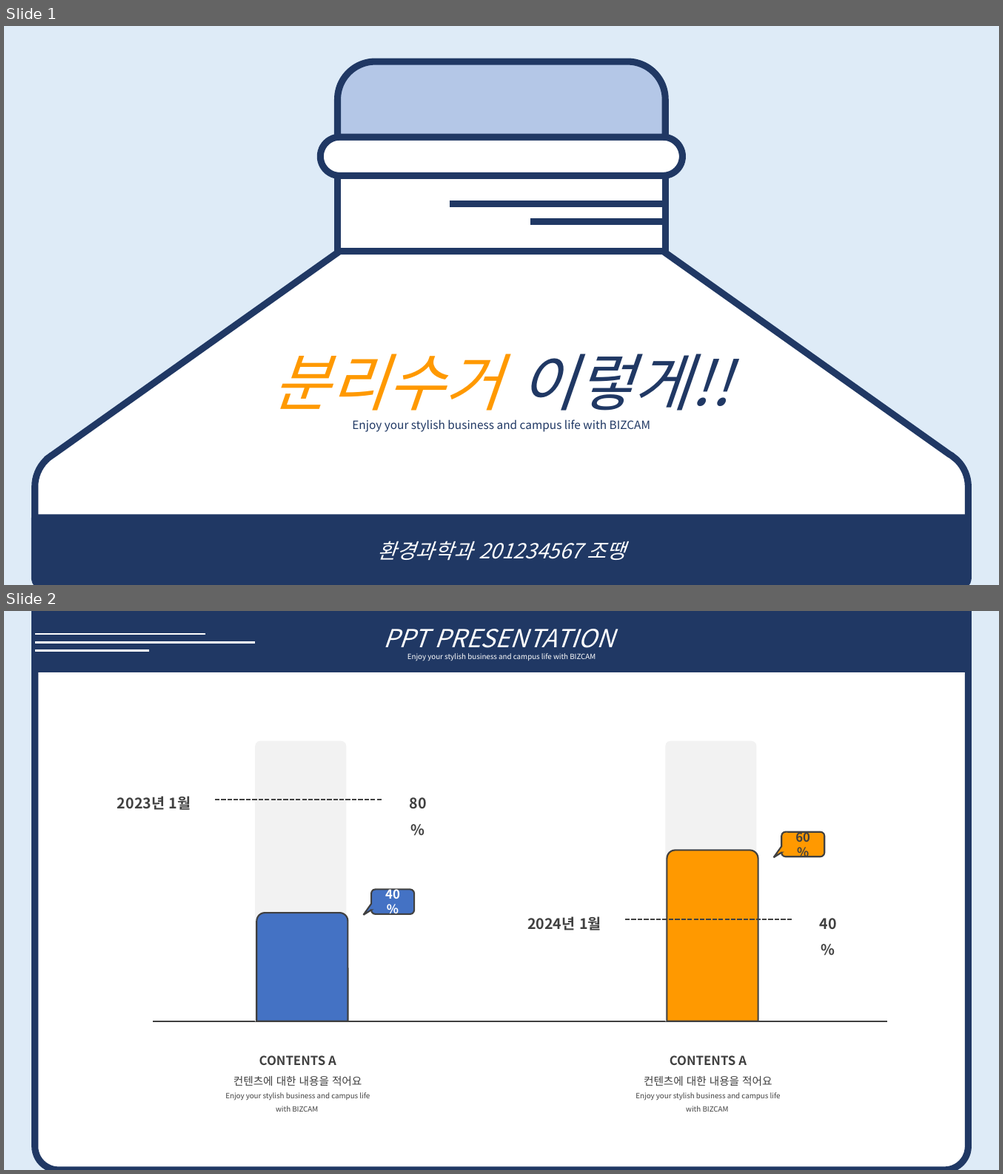
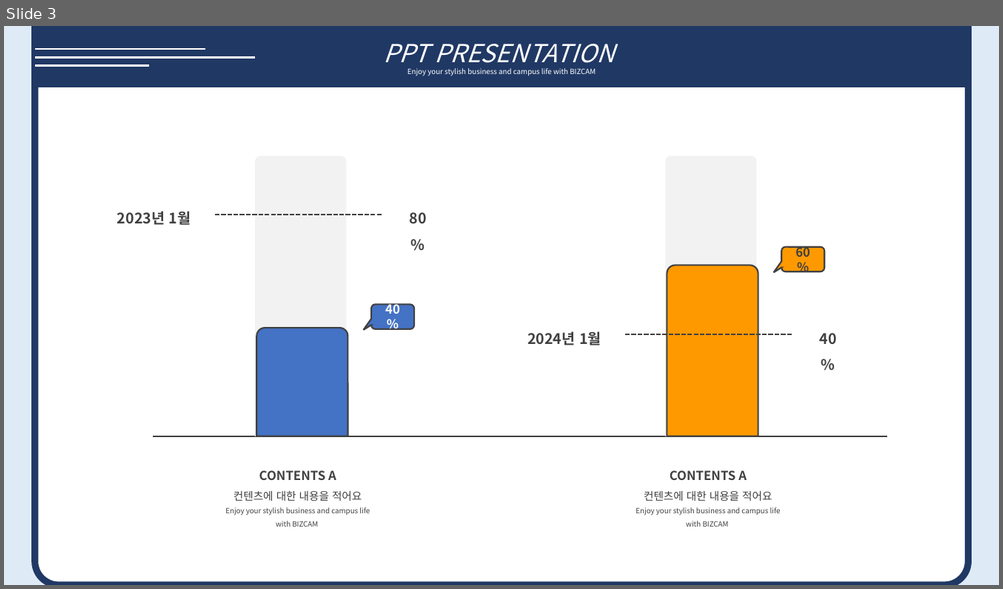
Before and after one commit to lth0813/Sprint2, a slide deck: reuse ppt.pptx. Shown one above the other, each under a label of ours: slides 1 and 2 before the commit, slide 3 after it. The pictures are 1003x1174 and 1003x589 pixels, drawn with LibreOffice and Linux fonts; fonts in the diff are those of the drawing. Boxes give left, top, right and bottom in pixels: in the first picture for what was removed or moved away, otherwise in the second. Text is boxed around its words. In the diff, an @@ line names an element or a change of style, - is before the commit and + after.

```diff
--- a/reuse ppt.pptx
+++ b/reuse ppt.pptx
@@ slide 1 removed at (x1=4, y1=26, x2=999, y2=585), background #DEEBF7 @@
@@ group removed at (x1=34, y1=62, x2=968, y2=585): 2 round same rects, 2 lines, 1 freeform shape, 1 rectangle, 1 rounded rectangle @@
-분리수거 이렇게!!
-Enjoy your stylish business and campus life with BIZCAM
-환경과학과 201234567 조땡
@@ what was slide 2 is now slide 3 @@
```
Also in this commit, not shown: 8 slides added.
